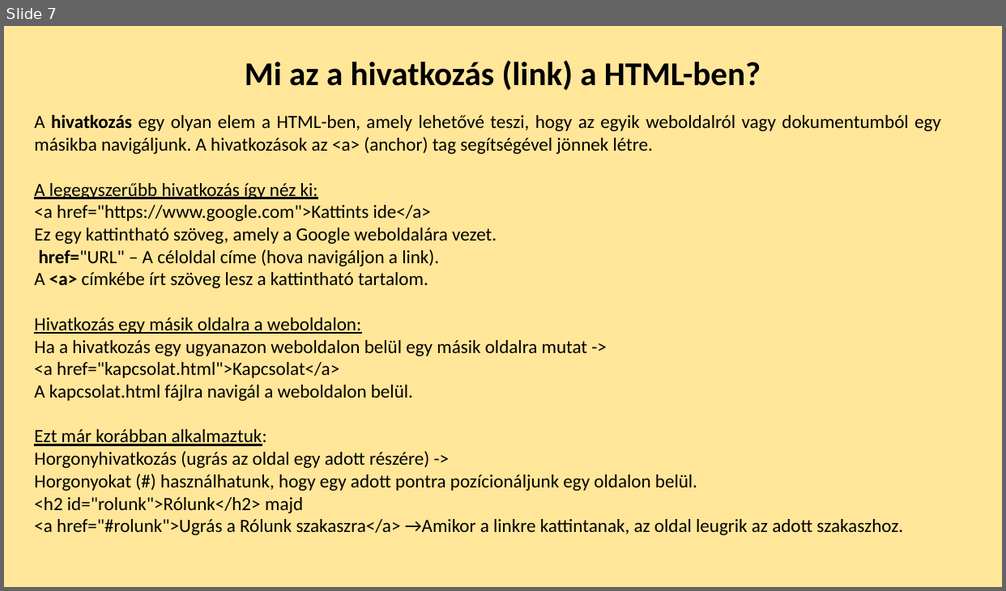
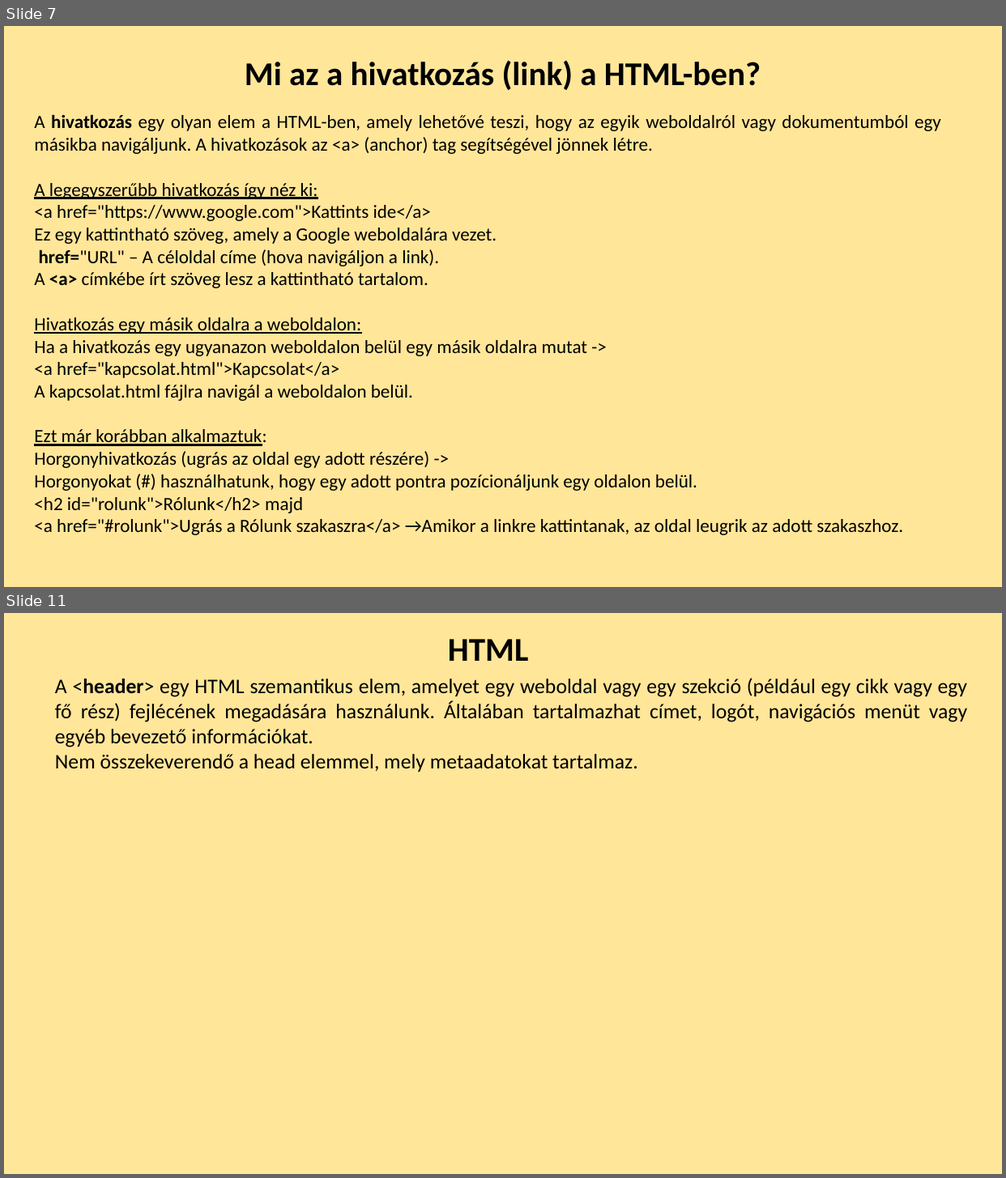
Before and after one commit to tothferenc1/lakas1xProject, a slide deck: table_list.pptx. Shown one above the other, each under a label of ours: slide 7 before the commit, slides 7 and 11 after it; the slides between them are not shown. The pictures are 1006x591 and 1006x1178 pixels, drawn with LibreOffice and Linux fonts; fonts in the diff are those of the drawing. Boxes give left, top, right and bottom in pixels: in the first picture for what was removed or moved away, otherwise in the second. Text is boxed around its words. In the diff, an @@ line names an element or a change of style, - is before the commit and + after.

```diff
--- a/table_list.pptx
+++ b/table_list.pptx
@@ slide 11 added at box(4, 613, 1002, 1174), background #FFE699 @@
@@ text added at box(448, 639, 528, 661), 32 pt, text #000000, bold @@
+HTML
@@ text added at box(55, 678, 967, 772), 20 pt, text #000000 @@
+A <header> egy HTML szemantikus elem, amelyet egy weboldal vagy egy szekció (például egy cikk vagy egy fő rész) fejlécének megadására használunk. Általában tartalmazhat címet, logót, navigációs menüt vagy egyéb bevezető információkat.
+Nem összekeverendő a head elemmel, mely metaadatokat tartalmaz.
```
Also in this commit, not shown: 1 slide changed, 2 other slides added, 4 other files.
